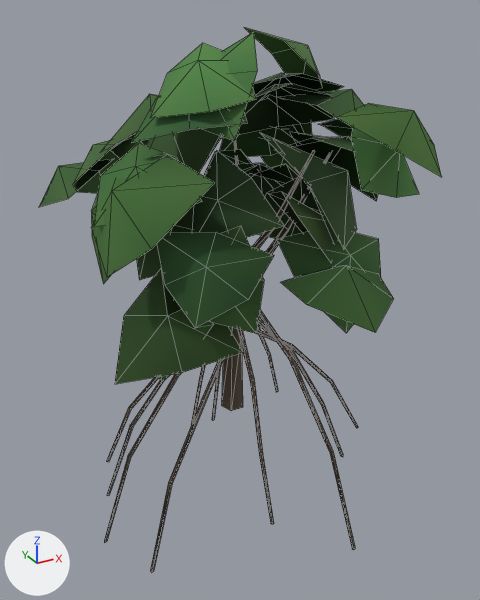
A saved change to the glTF model public/ark/assets/v1/trees/mangrove-a.lod2.glb.
One viewpoint serves both versions: a 50 mm lens placed at (-4.35, -8.17, 7.01), pointed at (-0.14, -0.5, 3.18). The lights are fixed; the arrows at lower left show +X, +Y and +Z. The picture after the commit comes second. Mesh edges are drawn as thin lines.
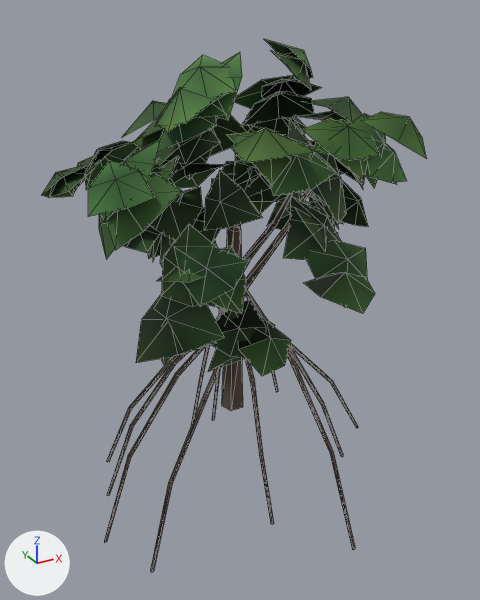
The change, as a diff of the scene's bpy script:
```diff
--- a/public/ark/assets/v1/trees/mangrove-a.lod2.glb.py
+++ b/public/ark/assets/v1/trees/mangrove-a.lod2.glb.py
@@ me_mesh_0 @@
 # used by ob_mesh_0; location = (0.0, 0.0, 0.0)
-me_mesh_0.from_pydata(...)  # 517 vertices, 595 faces; spans x -2.47..2.58, y -3.11..1.96, z -0.21..6.77
+me_mesh_0.from_pydata(...)  # 986 vertices, 997 faces; spans x -2.47..2.63, y -2.88..1.87, z -0.21..6.62
+# me_mesh_0 part 1: 308 vertices moved from x -2.42..2.55, y -3.11..1.96, z 2.47..6.77 to x -2.24..2.37, y -2.88..1.75, z 2.71..6.62; 469 vertices added at x -2.4..2.63, y -2.4..1.87, z 2.39..6.47
+# me_mesh_0 part 2: 247 kept faces spanning x -2.24..2.37, y -2.88..1.75, z 2.71..6.62 get new vertex colours; the middle colour goes from dark green #395e2d to dark green #36572b
 me_mesh_0.materials.append(mat_ark_vertex_colour)
```

Location of each change, (x1, y1, x2, y2) in pixels of the pictures (480 x 600 px):
'Mesh_0', reshaped
    before: (39, 28, 441, 572)
    after: (42, 39, 427, 572)
part 1 of me_mesh_0, reshaped
    before: (161, 132, 329, 352)
    after: (42, 51, 397, 376)
part 2 of me_mesh_0, recoloured
    before: (39, 28, 441, 384)
    after: (50, 39, 427, 365)
